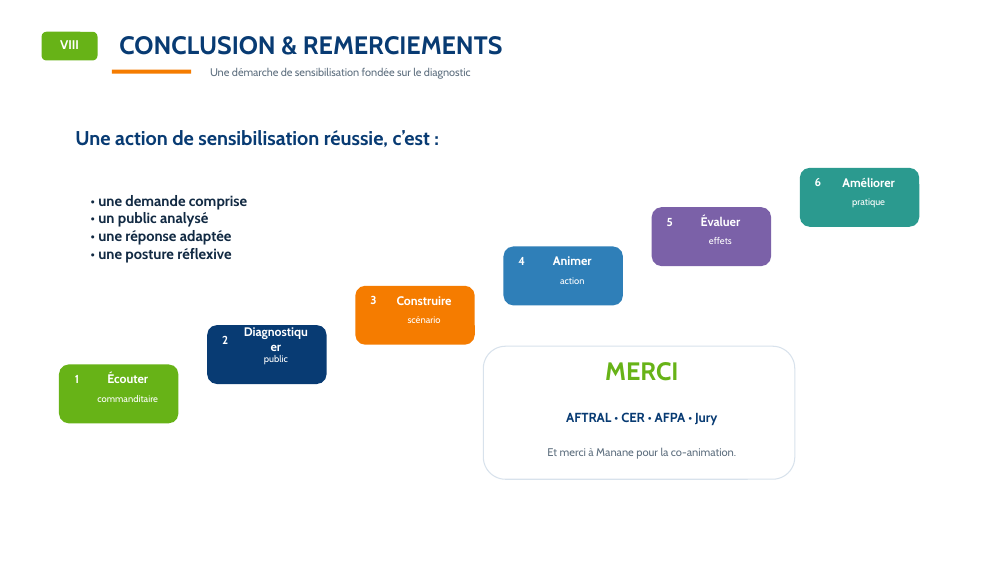
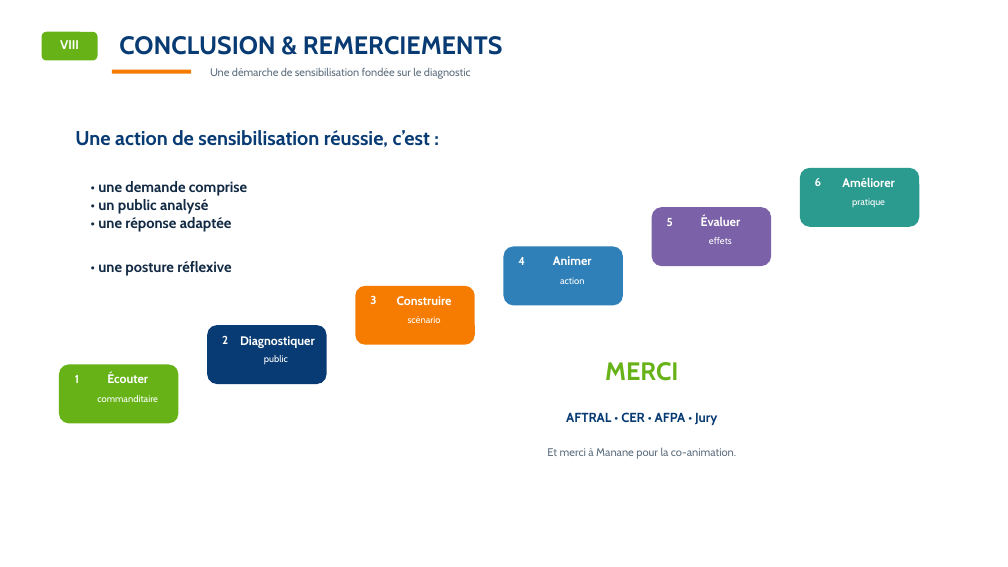
Before and after one commit to SamEva-dev/Memoir-TP-ECSR, a slide deck: slide 18 of Memoire_presentation.pptx. Drawn at 1008x567 pixels with LibreOffice and Linux fonts; fonts in the diff are those of the drawing; background and template pictures are left out. Boxes give left, top, right and bottom in pixels: in the first picture for what was removed or moved away, otherwise in the second. Text is boxed around its words. In the diff, an @@ line names an element or a change of style, - is before the commit and + after.

```diff
--- a/Memoire_presentation.pptx
+++ b/Memoire_presentation.pptx
@@ text "• une demande comprise • ..." moved from (x1=98, y1=195, x2=247, y2=263) to (x1=98, y1=181, x2=247, y2=276) @@
@@ text "• une demande comprise • ..." at (x1=98, y1=181, x2=247, y2=276): line spacing 1 to 2.5 @@
@@ text "Diagnostiquer" rewrapped from (x1=234, y1=331, x2=318, y2=348) to (x1=240, y1=336, x2=315, y2=348) @@
@@ rounded rectangle removed at (x1=483, y1=346, x2=795, y2=479) @@
```
Also in this commit, not shown: 8 other slides changed, 11 other files.
